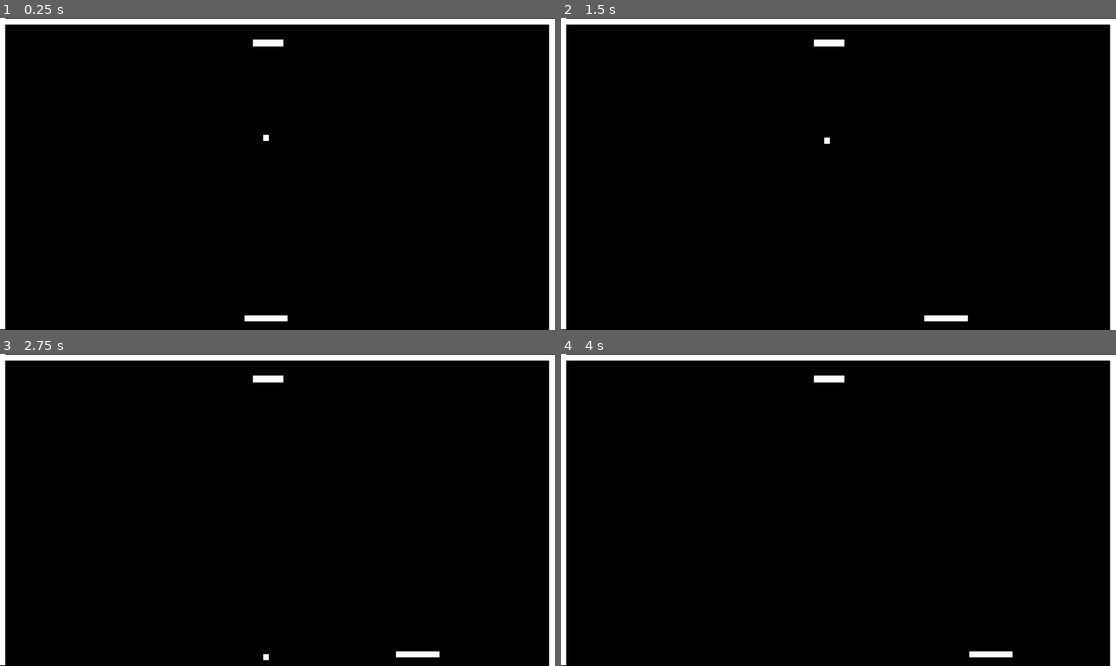
Above: before the commit, frames 1-4 (two rows, left to right).
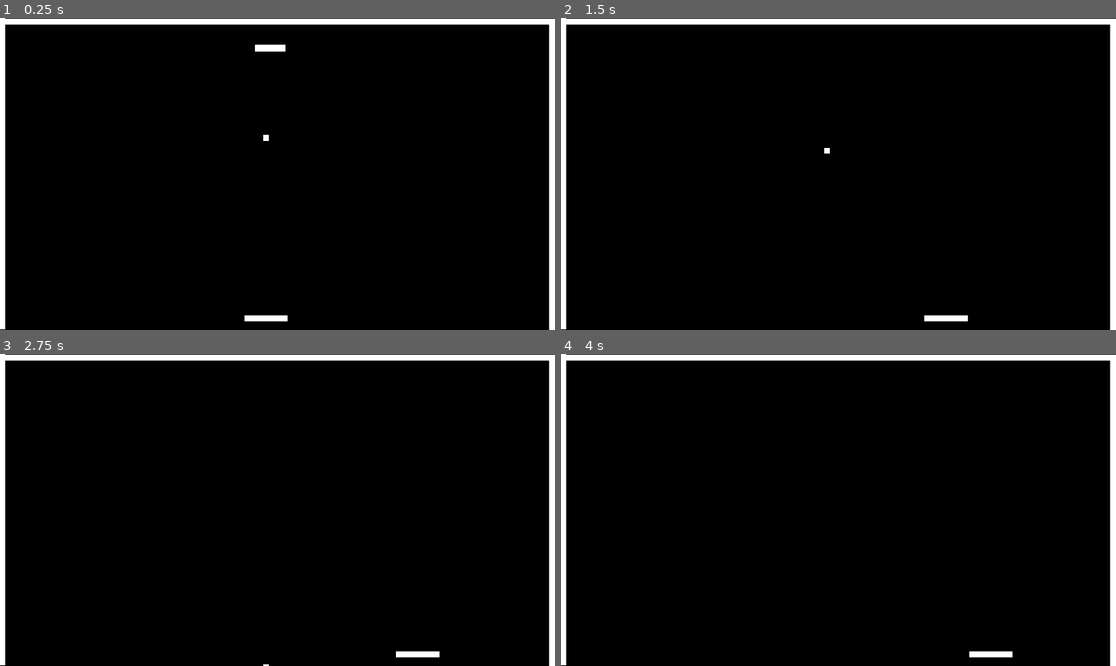
Above: after the commit, the same moments.

Repository: SecretShinobi/20-game-challenge-breakout
Game: Godot game, scene res://game.tscn
The game is run twice, just before and just after one commit, with the same random seed, the same clock (stepped at 60 frames per second) and the same inputs.
Inputs:
- Up to frame 1 (0.25 s): no input
- Up to frame 2 (1.5 s): tap Enter at 0.5 s; hold D (player_move_right) 0.53-1.28 s; tap Space at 1.25 s; hold A (player_move_left) from 1.28 s (still down)
- Up to frame 3 (2.75 s): tap Enter at 2 s; release A (player_move_left) at 2.03 s; hold D (player_move_right) from 2.03 s (still down)
- Up to frame 4 (4 s): tap Space at 2.75 s; tap Enter at 3.5 s; release D (player_move_right) at 3.53 s; hold A (player_move_left) from 3.53 s (still down)

The runs differ from the first frame. In frame 1, 0.2% of the frame differs, in the area x 45-52%, y 6-11%; in frame 2, 0.2%; in frame 3, 0.1%; in frame 4, 0.1%.

Commit message:
Updated Bricks
Added functionality to the bricks. Namely, they get destroyed when damaged enough and can emit a specified number of points

Diff:
--- a/Game/Ball/ball.gd
+++ b/Game/Ball/ball.gd
@@ -5,6 +5,8 @@
 ## This is the ball that is bounced around between the two players in the pong
 ## game. The movement and behavior of the ball can be adjusted here
 
+# Signals
+signal damaged_entity(damage: int)
 
 # Called when the node enters the scene tree for the first time.
 func _ready():
@@ -22,17 +24,10 @@
 			var paddle_x: float = collision.get_collider().get_global_position().x
 			#velocity.x *= 1.1 # Increase speed for each bounce
 			velocity.x = (ball_x - paddle_x) * 5
+		if collision.get_collider() is Brick:
+			damaged_entity.emit(10)
 
-
+# Functions
 func reset_ball():
 	set_position(Vector2(0.0, 0.0))
 	set_velocity(Vector2(velocity.y, 0.0))
-
-
-# Signal Methods
-func _on_left_net_body_entered(body):
-	reset_ball()
-
-
-func _on_right_net_body_entered(body):
-	reset_ball()
--- a/Game/Brick/brick.gd
+++ b/Game/Brick/brick.gd
@@ -1,6 +1,7 @@
 class_name Brick
 extends StaticBody2D
 
+var health: int = 10
 
 # Called when the node enters the scene tree for the first time.
 func _ready():
@@ -10,3 +11,9 @@
 # Called every frame. 'delta' is the elapsed time since the previous frame.
 func _process(delta):
 	pass
+
+
+func _on_ball_damaged_entity(damage):
+	health -= damage
+	if health <= 0:
+		queue_free()
--- a/game.tscn
+++ b/game.tscn
@@ -32,10 +32,8 @@
 position = Vector2(38, -527)
 scale = Vector2(1.065, 1)
 
-[node name="Bricks" type="Node2D" parent="."]
-
-[node name="StaticBody2D" parent="Bricks" instance=ExtResource("2_8eixp")]
-position = Vector2(8, -454)
+[node name="Brick" parent="Environment" instance=ExtResource("2_kmiqm")]
+position = Vector2(15, -436)
 
 [node name="Paddle" parent="." instance=ExtResource("2_wg8dh")]
 position = Vector2(0, 500)
@@ -44,3 +42,5 @@
 script = ExtResource("3_5k4p7")
 
 [node name="Ball" parent="." instance=ExtResource("5_snabk")]
+
+[connection signal="damaged_entity" from="Ball" to="Environment/Brick" method="_on_ball_damaged_entity"]
--- a/project.godot
+++ b/project.godot
@@ -11,6 +11,7 @@
 [application]
 
 config/name="Breakout"
+config/tags=PackedStringArray("2d")
 run/main_scene="res://game.tscn"
 config/features=PackedStringArray("4.3", "Forward Plus")
 config/icon="res://icon.svg"
Not shown: 1 places in game.tscn that only renumber resources
